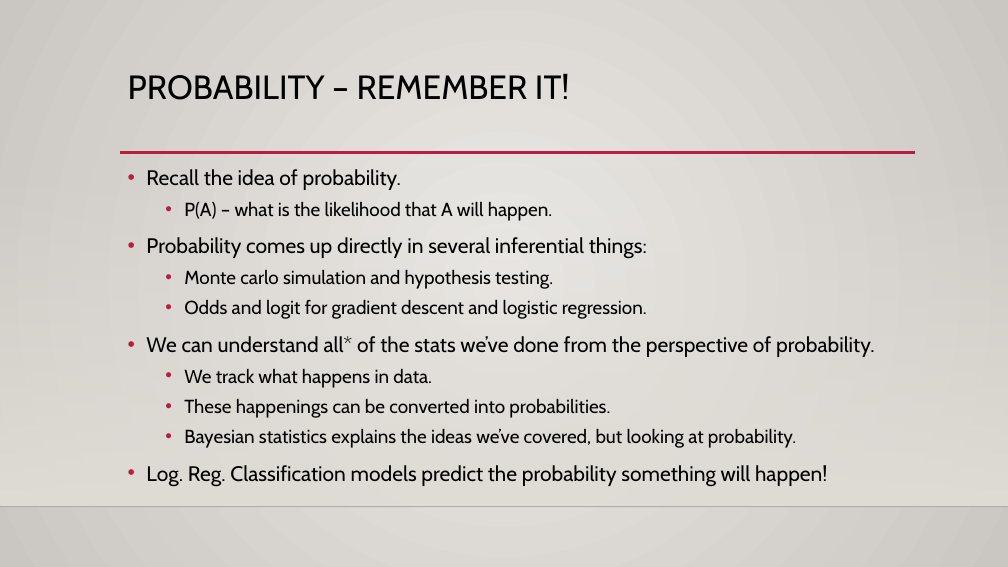
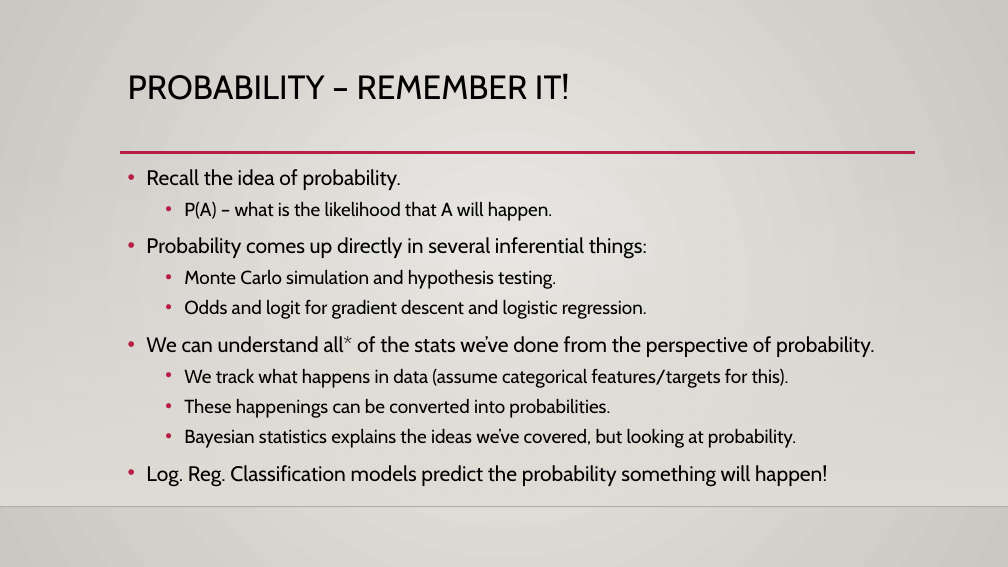
Before and after one commit to AkeemSemperDataScience/Basic_Stats_in_Python_Student_Repository, a slide deck: slide 15 of reference_material/slides/025_Bayes.pptx (slide 8 before the commit). Drawn at 1008x567 pixels with LibreOffice and Linux fonts; fonts in the diff are those of the drawing; background and template pictures are left out. Boxes give left, top, right and bottom in pixels: in the first picture for what was removed or moved away, otherwise in the second. Text is boxed around its words. In the diff, an @@ line names an element or a change of style, - is before the commit and + after.

```diff
--- a/reference_material/slides/025_Bayes.pptx
+++ b/reference_material/slides/025_Bayes.pptx
@@ text at [184,269,556,289]: text changed @@
-  • Monte carlo simulation and hypothesis testing.
+  • Monte Carlo simulation and hypothesis testing.
@@ text at [184,369,789,388]: text changed @@
-  • We track what happens in data.
+  • We track what happens in data (assume categorical features/targets for this).
```
Also in this commit, not shown: 10 other slides changed, 22 slides added, 3 other files.
